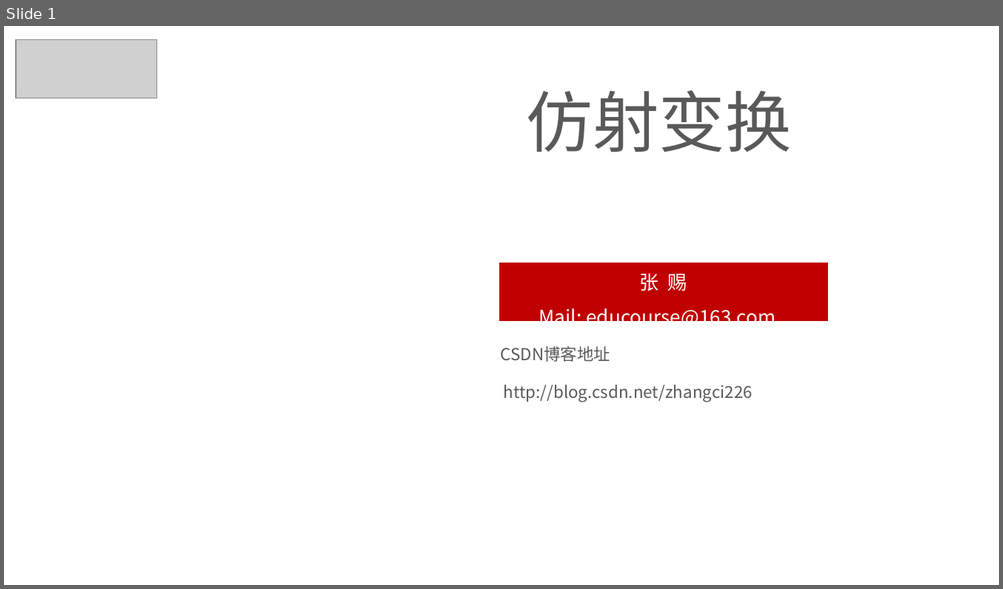
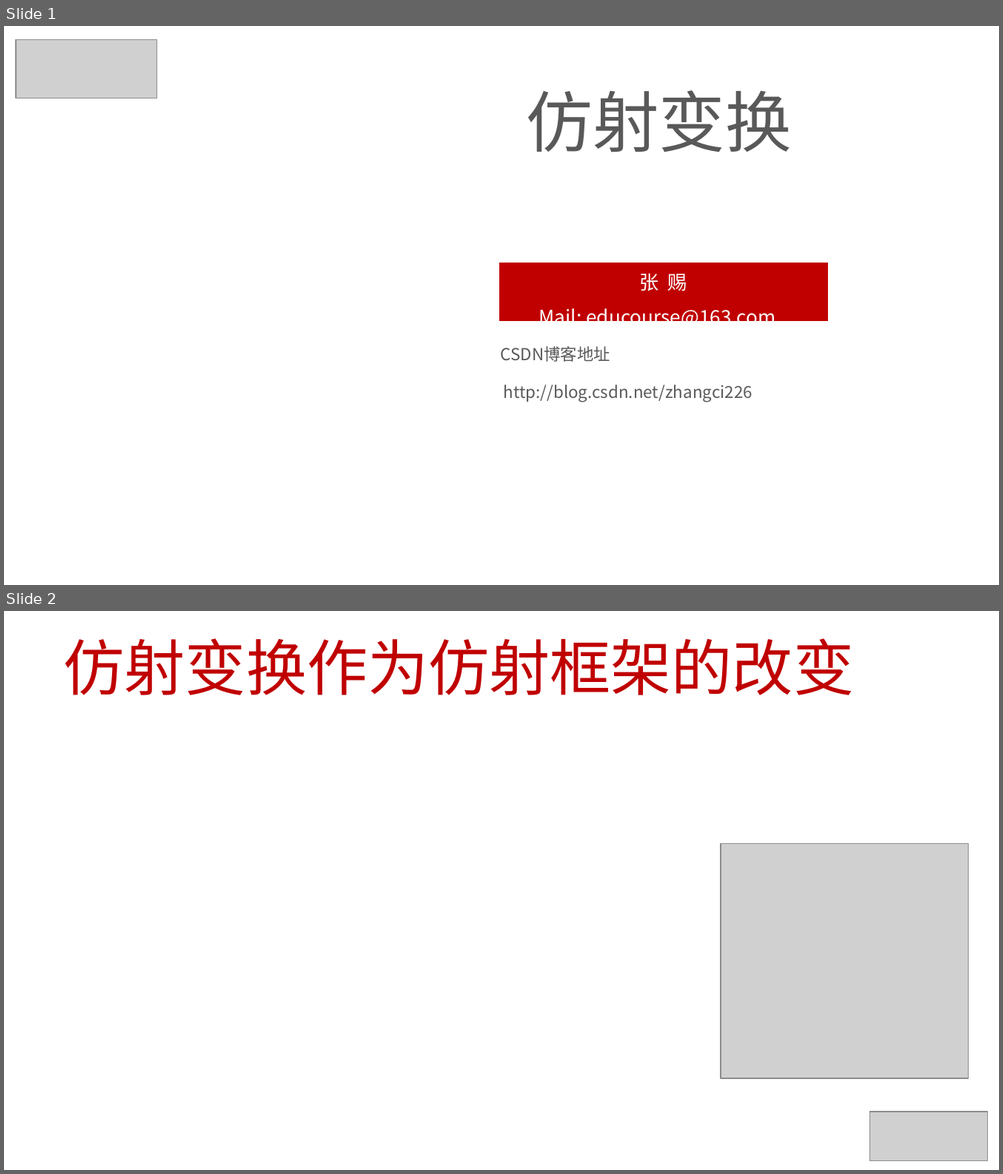
Before and after one commit to 0000duck/ComputerGraphicsBasics, a slide deck: PPT/33_仿射变换5of6.pptx. Shown one above the other, each under a label of ours: slide 1 before the commit, slides 1 and 2 after it. The pictures are 1003x589 and 1003x1174 pixels, drawn with LibreOffice and Linux fonts; fonts in the diff are those of the drawing; grey boxes stand for pictures; background and template pictures are left out. Boxes give left, top, right and bottom in pixels: in the first picture for what was removed or moved away, otherwise in the second. Text is boxed around its words. In the diff, an @@ line names an element or a change of style, - is before the commit and + after.

```diff
--- a/PPT/33_仿射变换5of6.pptx
+++ b/PPT/33_仿射变换5of6.pptx
@@ slide 2 added at (x1=4, y1=611, x2=999, y2=1170), background #FFFFFF @@
@@ title added at (x1=64, y1=638, x2=854, y2=695), 44 pt, text #C00000 @@
+仿射变换作为仿射框架的改变
@@ picture added at (x1=720, y1=843, x2=967, y2=1079) @@
@@ picture added at (x1=869, y1=1112, x2=987, y2=1161) @@
```
Also in this commit, not shown: 5 other files.
